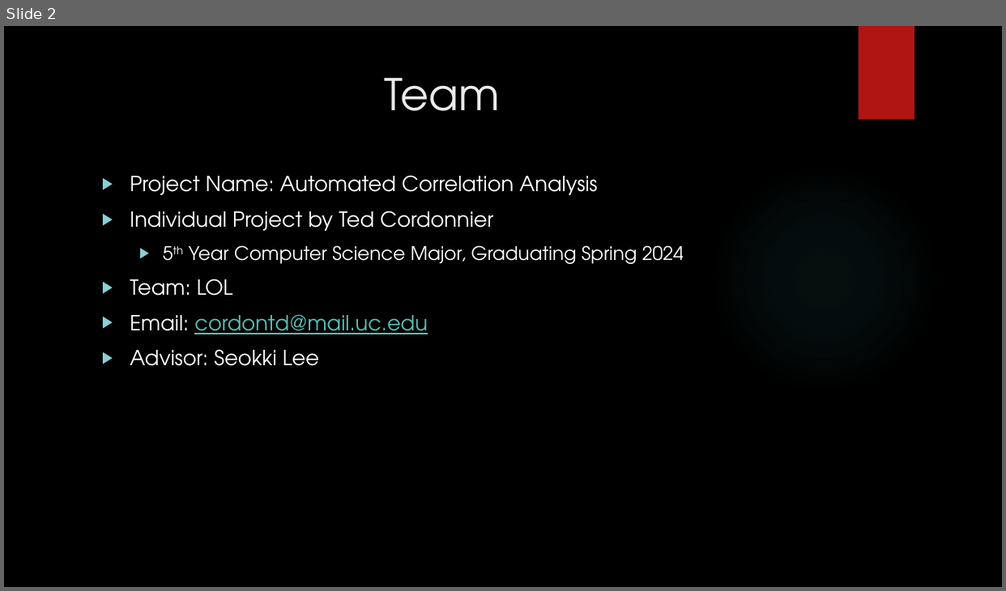
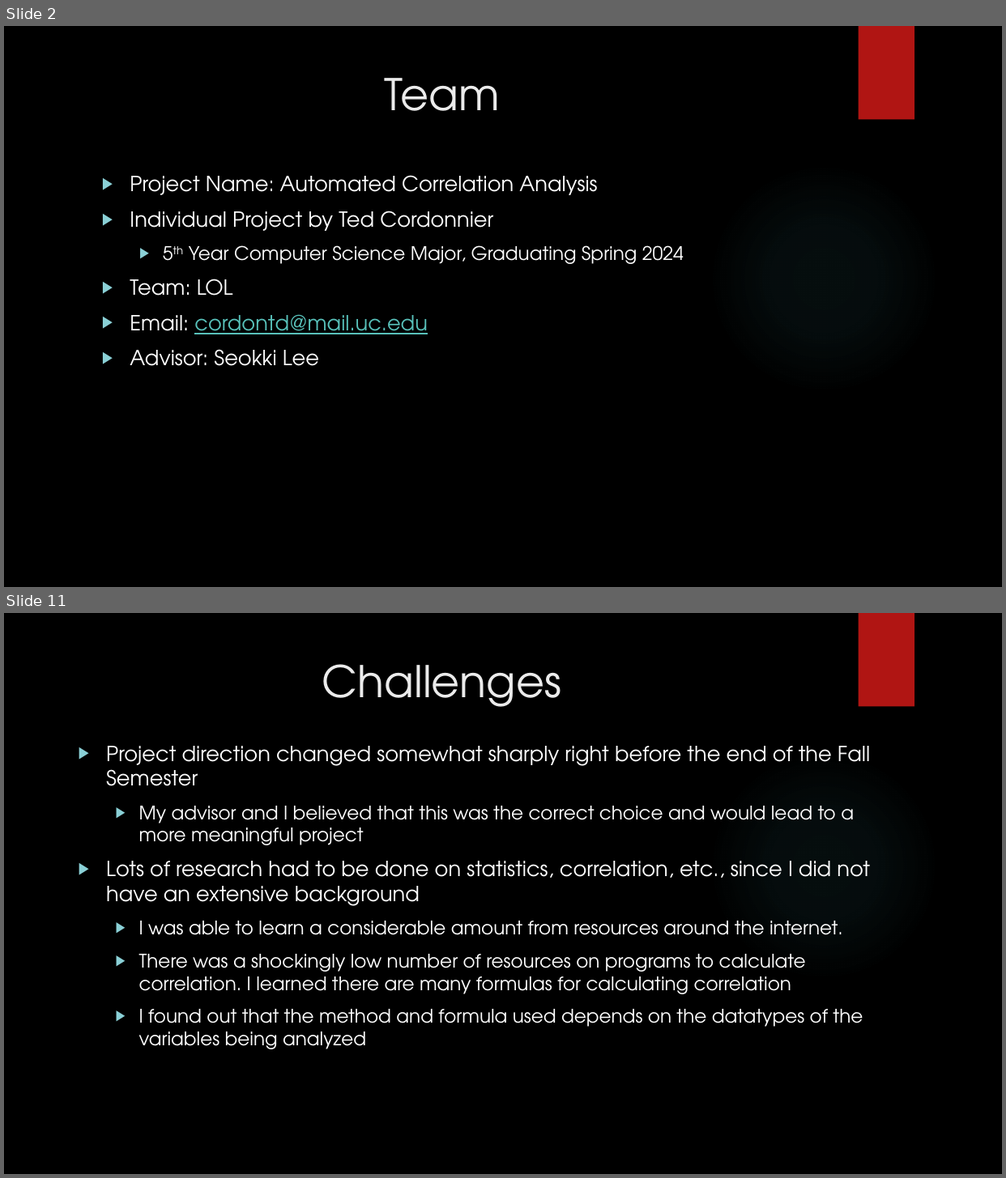
Before and after one commit to tedcordonnier/SeniorDesign, a slide deck: Spring_Presentation.pptx. Shown one above the other, each under a label of ours: slide 2 before the commit, slides 2 and 11 after it; the slides between them are not shown. The pictures are 1006x591 and 1006x1178 pixels, drawn with LibreOffice and Linux fonts; fonts in the diff are those of the drawing; background and template pictures are left out. Boxes give left, top, right and bottom in pixels: in the first picture for what was removed or moved away, otherwise in the second. Text is boxed around its words. In the diff, an @@ line names an element or a change of style, - is before the commit and + after.

```diff
--- a/Spring_Presentation.pptx
+++ b/Spring_Presentation.pptx
@@ slide 11 added at (4,613,1002,1174), background picture (left out); not listed: 2 template elements that a slide beside it also shows @@
@@ title added at (322,664,561,707), 42 pt, text #EBEBEB @@
+Challenges
@@ text added at (106,746,870,1050), 18 pt, text #FFFFFF @@
+▶ Project direction changed somewhat sharply right before the end of the Fall Semester
+  ▶ My advisor and I believed that this was the correct choice and would lead to a more meaningful project
+▶ Lots of research had to be done on statistics, correlation, etc., since I did not have an extensive background
+  ▶ I was able to learn a considerable amount from resources around the internet.
+  ▶ There was a shockingly low number of resources on programs to calculate correlation. I learned there are many formulas for calculating correlation
+  ▶ I found out that the method and formula used depends on the datatypes of the variables being analyzed
```
Also in this commit, not shown: 2 slides changed, 6 other slides added, 8 slides removed, 18 other files.
